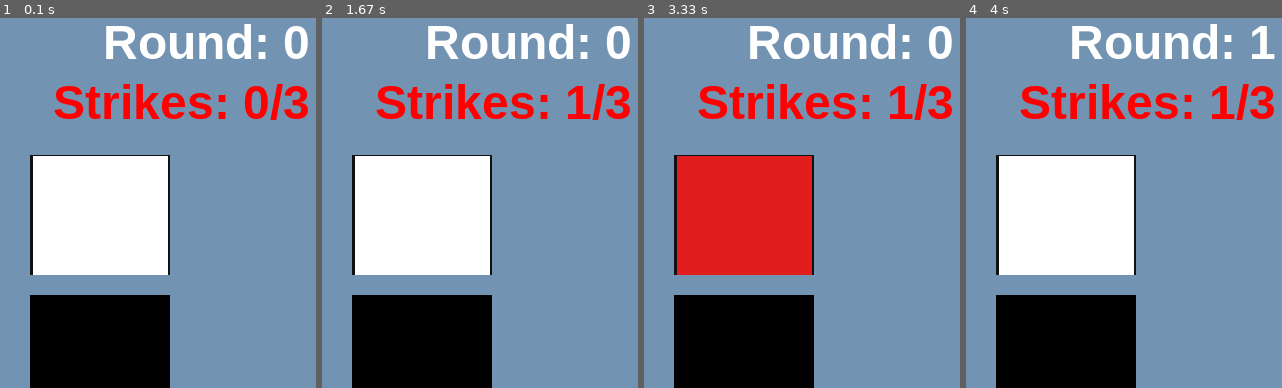
Above: before the commit, frames 1-4 (left to right).
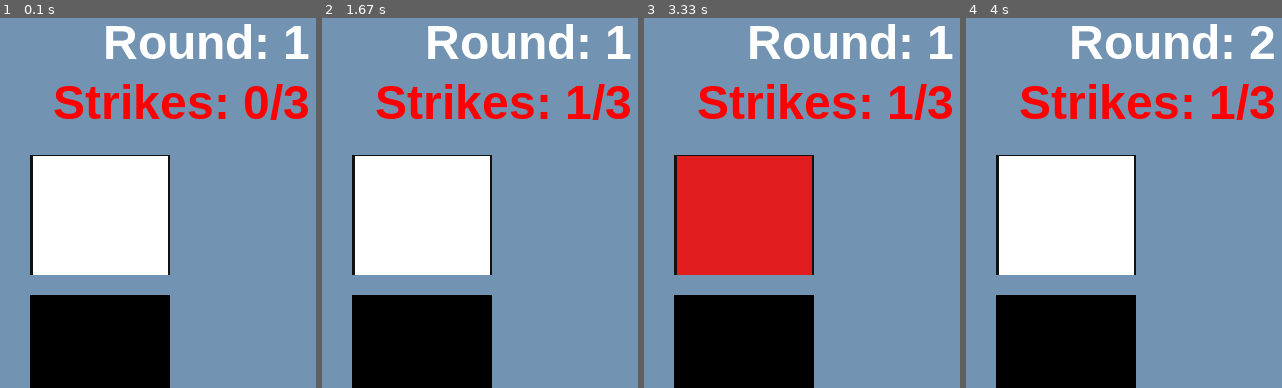
Above: after the commit, the same moments.

Repository: charles-kahlenberg/Bomb-defusal
Game: pygame game, started from Melody Game - Image for Sprite.py
Same seed, same stepped clock (60 frames per second), same inputs: the game is played once before the commit and once after it.
Inputs:
- Up to frame 1 (0.1 s): no input
- Up to frame 2 (1.67 s): tap 6 at 0.83 s
- Up to frame 3 (3.33 s): tap 3 at 3.17 s
- Up to frame 4 (4 s): no input
The pictures show only the part of the screen within x 50-100%, y 8-58%; the shares and areas given below are measured in that part.

The runs differ from the first frame. In frame 1, 0.5% of the frame differs, in the area x 90-98%, y 2-12%; in frame 2, 0.5%; in frame 3, 0.5%; in frame 4, 0.3%.

Commit message:
Add final round for final combination

Diff:
--- a/Melody Game - Image for Sprite.py
+++ b/Melody Game - Image for Sprite.py
@@ -243,9 +243,11 @@
 strikes = 0
 max_strikes = 3
 game_over = False
+won = False
 
 melody = []
 player_melody = []
+final_melody = [] #add list for the final round combination
 state = "start_round"    # "start_round" -> "computer_playing" -> "player_input" -> "check" -> "between_rounds" (Planned by Claude)
 next_note_time = 0
 next_round_time = 0
@@ -261,7 +263,7 @@
     for event in pygame.event.get():
         if event.type == pygame.QUIT:
             exit_game = False
-        elif event.type == pygame.KEYDOWN and not game_over and state == "player_input":
+        elif event.type == pygame.KEYDOWN and not game_over and state in ("player_input", "final_input"):
             key_to_index = {
                 pygame.K_1: 0, pygame.K_2: 1, pygame.K_3: 2, pygame.K_4: 3,
                 pygame.K_5: 4, pygame.K_6: 5, pygame.K_7: 6, pygame.K_8: 7,
@@ -273,19 +275,28 @@
                 button_press_sound.play()
                 obj.highlight(now)
                 player_melody.append(i)
-                if len(player_melody) >= len(melody):
-                    state = "check"
+                target = final_melody if state == "final_input" else melody #generated by Claude to fix final_melody bug
+                if len(player_melody) >= len(target):
+                    if state == "final_input":
+                        state = "final_check"
+                    else:
+                        state = "check"
                     check_time = now + pre_result_ms
 
     if not game_over:
         if state == "start_round":
-            melody_length = rounds + 1
-            melody = [random.randrange(NUM_BUTTONS) for _ in range(melody_length)]
-            player_melody = []
-            note_index = 0
-            next_note_time = now
-            print(f"Round {rounds + 1}: Listen to the melody! ({melody})")
-            state = "computer_playing"
+            if rounds <= 3:
+                melody_length = rounds + 1
+                melody = [random.randrange(NUM_BUTTONS) for _ in range(melody_length)]
+                player_melody = []
+                note_index = 0
+                next_note_time = now
+                print(f"Round {rounds + 1}: Listen to the melody! ({melody})")
+                state = "computer_playing"
+            else:
+                player_melody = []
+                print(f"Final round! Input the {len(final_melody)}-digit combination: {final_melody}")
+                state = "final_input" #last game where combination must be put in correct order to win
 
         elif state == "computer_playing": # computer plays the keys
             if now >= next_note_time:
@@ -304,6 +315,7 @@
                 if player_melody == melody:
                     print("Correct! Next round.")
                     hooray_sound.play()
+                    final_melody.append(melody[0])
                     rounds += 1
                 else:
                     strikes += 1
@@ -317,6 +329,25 @@
                     state = "between_rounds"
                     next_round_time = now + between_rounds_ms
 
+        elif state == "final_check": # checks if the final combination was inputted correctly, if so player wins, if not, player gets a strike and has to try the final round again until they get 3 strikes and lose or they win by getting the combination correct
+            if now >= check_time:
+                if player_melody == final_melody:
+                    print("Correct, YOU WIN")
+                    anthem_sound.play()
+                    won = True
+                    game_over = True
+                else:
+                    strikes += 1
+                    print(f"Wrong! Strike {strikes}/{max_strikes}.")
+                    buzzer_sound.play()
+                    player_melody = []
+                    if strikes >= max_strikes:
+                        print("Game over!")
+                        game_over = True
+                        whomp_sound.play()
+                    else:
+                        state = "final_input"
+
         elif state == "between_rounds":
             if now >= next_round_time:
                 state = "start_round"
@@ -328,23 +359,20 @@
     screen.fill(SURFACE_COLOR)
     all_sprites_list.draw(screen)
 
-    if rounds <= 8 and not game_over: # display the current round number in the top-right, below the timer
-        round_text = timer_font.render(f"Round: {rounds}", True, TIMER_COLOR)
+    if not game_over:
+        round_text = timer_font.render(f"Round: {rounds + 1}", True, TIMER_COLOR)
         screen.blit(round_text, (WIDTH - round_text.get_width() - 20, 80))
         strike_text = timer_font.render(f"Strikes: {strikes}/{max_strikes}", True, (255, 0, 0))
         screen.blit(strike_text, (WIDTH - strike_text.get_width() - 20, 140))
-
-    elif rounds >= 8: # if the player wins by completing 8 rounds, play anthem sound and display win message
-        if not game_over:
-            anthem_sound.play()
-            game_over = True
+        if state in ("final_input", "final_check"):
+            prompt_text = timer_font.render("Input the Combination!", True, (255, 215, 0))
+            screen.blit(prompt_text, ((WIDTH - prompt_text.get_width()) // 2, 100))
+
+    elif won:
         win_text = timer_font.render("Congratulations! You won!", True, (0, 255, 0))
         screen.blit(win_text, ((WIDTH - win_text.get_width()) // 2, 100))
 
-    elif strikes >= 3 : # if the player loses by getting 3 strikes, play whomp sound and display lose message
-        if not game_over:
-            whomp_sound.play()
-            game_over = True
+    else:
         lost_text = timer_font.render("Game Over! Try Again!", True, (255, 0, 0))
         screen.blit(lost_text, ((WIDTH - lost_text.get_width()) // 2, 100))
 
